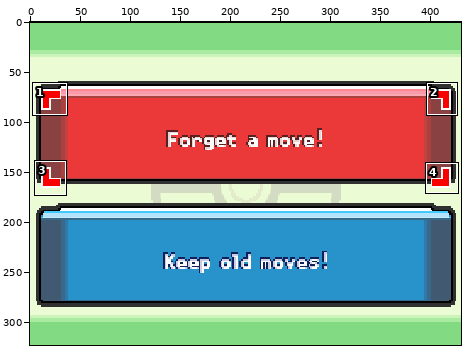
File history of a sprite sheet, image2.png. Above: a wide view before the commit, with the close-up outlined.
Close-up. Old version:
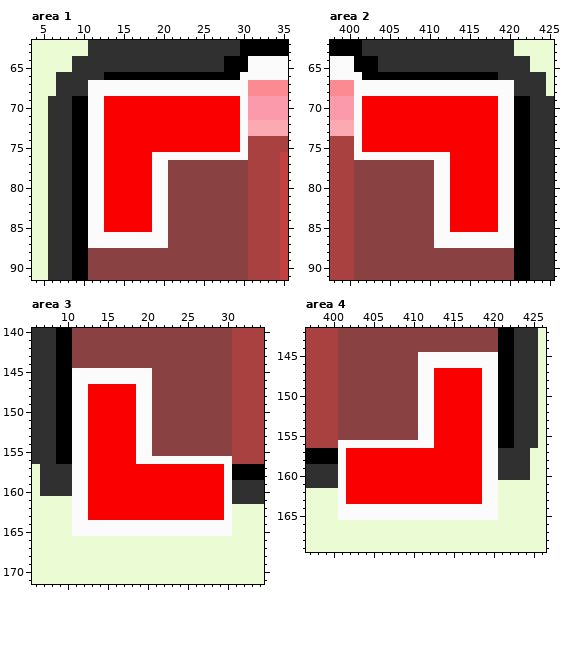
The file is 431x323 pixels. Shown: area 1: x 4..35, y 62..91; area 2: x 398..425, y 62..91; area 3: x 6..34, y 140..171; area 4: x 397..426, y 142..169. The commit also changed other parts of the picture, which this record leaves out.
Now the later version:
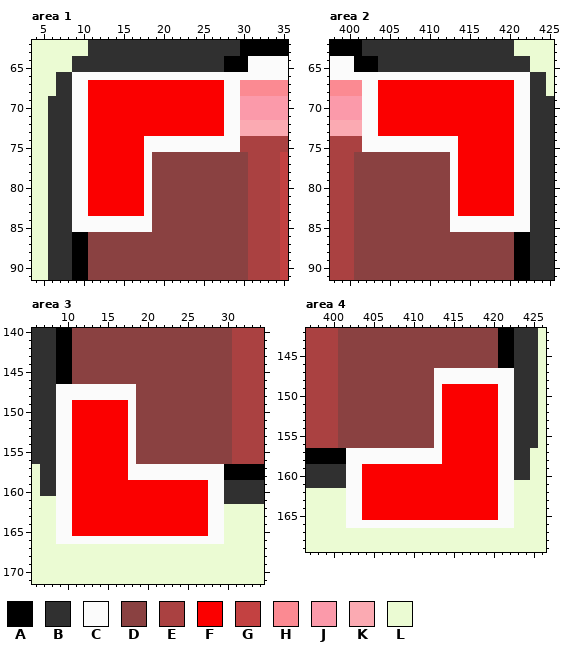
Palette (. is transparent): A #000000  B #303030  C #fbfbfb  D #8a4141  E #aa4141  F #fb0000  G #c34141  H #fb8a92  J #fb9aaa  K #fbaab2  L #ebfbd3
Changes in this commit:
Area 1:
Colour A gives way to colour C in row 66 at x 13 to 29; in rows 69 to 85 at x 9 to 10.
Colour B gives way to colour C in row 66 at x 9 to 12; in rows 67 to 68 at x 9 to 10.
Colour F gives way to colour C in rows 69 to 73 at x 28 to 29; in rows 74 to 75 at x 18 to 29; in rows 76 to 83 at x 18; in rows 84 to 85 at x 13 to 18.
Colour C gives way to colour D in row 76 at x 19 to 30; in rows 77 to 85 at x 19 to 20; in rows 86 to 87 at x 11 to 20.
Colour C gives way to colour E in rows 74 to 75 at x 30.
Colour C gives way to colour F in rows 67 to 68 at x 11 to 27; in rows 69 to 83 at x 11 to 12.
Colour C gives way to colour H in rows 67 to 68 at x 30.
Colour C gives way to colour J in rows 69 to 71 at x 30.
Colour C gives way to colour K in rows 72 to 73 at x 30.
Area 2:
Colour A gives way to colour C in row 66 at x 402 to 418; in rows 69 to 85 at x 421 to 422.
Colour B gives way to colour C in row 66 at x 419 to 422; in rows 67 to 68 at x 421 to 422.
Colour F gives way to colour C in rows 69 to 73 at x 402 to 403; in rows 74 to 75 at x 402 to 413; in rows 76 to 83 at x 413; in rows 84 to 85 at x 413 to 418.
Colour C gives way to colour D in row 76 at x 401 to 412; in rows 77 to 85 at x 411 to 412; in rows 86 to 87 at x 411 to 420.
Colour C gives way to colour E in rows 74 to 75 at x 401.
Colour C gives way to colour F in rows 67 to 68 at x 404 to 420; in rows 69 to 83 at x 419 to 420.
Colour C gives way to colour H in rows 67 to 68 at x 401.
Colour C gives way to colour J in rows 69 to 71 at x 401.
Colour C gives way to colour K in rows 72 to 73 at x 401.
Area 3:
Colour C gives way to colour A in rows 157 to 158 at x 30.
Colour C gives way to colour B in rows 159 to 161 at x 30.
Colour A gives way to colour C in rows 147 to 156 at x 9 to 10.
Colour B gives way to colour C in rows 157 to 160 at x 9 to 10.
Colour F gives way to colour C in rows 147 to 148 at x 13 to 18; in rows 149 to 156 at x 18; in rows 157 to 158 at x 18 to 29; in rows 159 to 163 at x 28 to 29.
Colour L gives way to colour C in rows 161 to 165 at x 9 to 10; in row 166 at x 9 to 29.
Colour C gives way to colour D in rows 145 to 146 at x 11 to 20; in rows 147 to 155 at x 19 to 20; in row 156 at x 19 to 30.
Colour C gives way to colour F in rows 149 to 163 at x 11 to 12; in rows 164 to 165 at x 11 to 27.
Colour C gives way to colour L in rows 162 to 165 at x 30.
Area 4:
Colour C gives way to colour A in rows 157 to 158 at x 401.
Colour C gives way to colour B in rows 159 to 161 at x 401.
Colour A gives way to colour C in rows 147 to 156 at x 421 to 422.
Colour B gives way to colour C in rows 157 to 160 at x 421 to 422.
Colour F gives way to colour C in rows 147 to 148 at x 413 to 418; in rows 149 to 156 at x 413; in rows 157 to 158 at x 402 to 413; in rows 159 to 163 at x 402 to 403.
Colour L gives way to colour C in rows 161 to 165 at x 421 to 422; in row 166 at x 402 to 422.
Colour C gives way to colour D in rows 145 to 146 at x 411 to 420; in rows 147 to 155 at x 411 to 412; in row 156 at x 401 to 412.
Colour C gives way to colour F in rows 149 to 163 at x 419 to 420; in rows 164 to 165 at x 404 to 420.
Colour C gives way to colour L in rows 162 to 165 at x 401.
Pixel boxes of the changes (left, top, right, bottom) in both close-ups:
changed: (72, 72, 248, 248)
changed: (354, 72, 530, 248)
changed: (56, 368, 232, 544)
changed: (338, 352, 514, 528)
